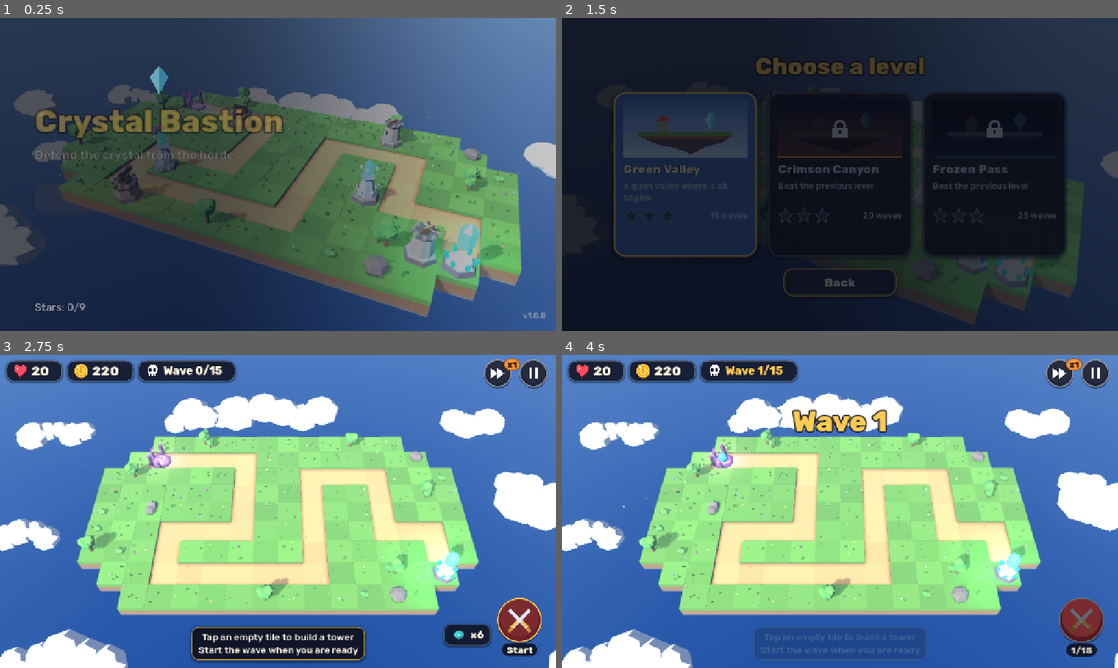
Above: before the commit, frames 1-4 (two rows, left to right).
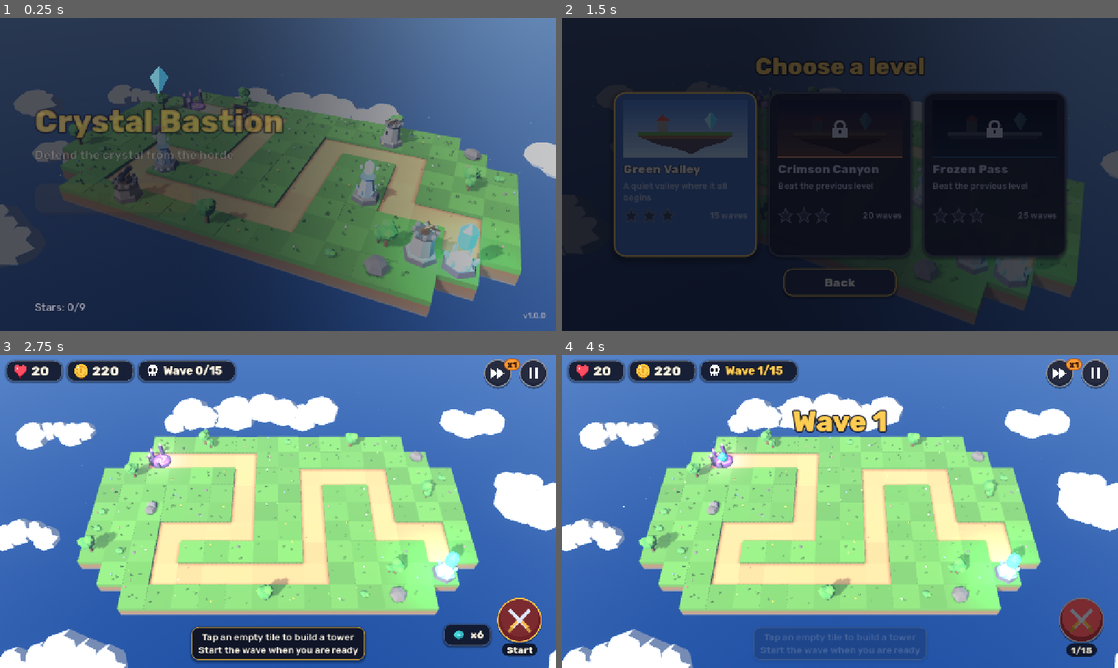
Above: after the commit, the same moments.

Repository: Rammbiz/ForgeMind
Game: Godot game, scene res://scenes/main.tscn
Same seed, same stepped clock (60 frames per second), same inputs: the game is played once before the commit and once after it.
Inputs (mouse positions are in pixels of both pictures, inside the frame that each line leads up to):
- Up to frame 1 (0.25 s): no input
- Up to frame 2 (1.5 s): click "Play" at 0.5 s; click (684, 174) at 1.25 s
- Up to frame 3 (2.75 s): drag from (533, 373) to (333, 442) at 2.02 s
- Up to frame 4 (4 s): drag from (1062, 373) to (812, 574) at 2.77 s; move the mouse to (1079, 621) at 3.52 s; click (1079, 621) at 3.67 s

The runs differ from the first frame. In frame 1, 0.3% of the frame differs, in the area x 27-87%, y 22-82%; in frame 2, less than 0.1%; in frame 3, less than 0.1%; in frame 4, less than 0.1%.

Commit message:
Fix compatibility-renderer visuals found in review
- Fade rings, flashes and lightning through per-effect material alpha
  (GeometryInstance3D.transparency is ignored by gl_compatibility)
- Build preview ghost uses a translucent green material
- Baked glow shader no longer converts sRGB twice (emissive parts were too dark)
- Small animated limbs (legs, wings) cast no shadows: fewer draw calls per enemy
- Portal particles swirl via tangential acceleration (orbit velocity is 2D-only)

Co-Authored-By: Claude Opus 5.5 <noreply@anthropic.com>
Claude-Session: https://claude.ai/code/session_01AzKNZocK1gfYo5b1Lpd2DR

Diff:
--- a/crystal-bastion/scripts/game/effects.gd
+++ b/crystal-bastion/scripts/game/effects.gd
@@ -19,7 +19,7 @@
 			mi.queue_free()
 			_lightning.remove_at(i)
 		else:
-			mi.transparency = 1.0 - k
+			(mi.material_override as StandardMaterial3D).albedo_color.a = k
 	for arr in [_rings, _flashes]:
 		for i in range(arr.size() - 1, -1, -1):
 			var r: Dictionary = arr[i]
@@ -28,7 +28,9 @@
 			var n: Node3D = r["node"]
 			var e := 1.0 - pow(1.0 - k, 3.0)
 			n.scale = Vector3.ONE * lerpf(r["from"], r["to"], e)
-			(n as GeometryInstance3D).transparency = k
+			# GeometryInstance3D.transparency is ignored by gl_compatibility: fade the material.
+			var m := (n as GeometryInstance3D).material_override as StandardMaterial3D
+			m.albedo_color.a = float(r["alpha"]) * (1.0 - k)
 			if k >= 1.0:
 				n.queue_free()
 				arr.remove_at(i)
@@ -81,23 +83,23 @@
 func flash(pos: Vector3, color: Color, radius := 0.5, life := 0.25) -> void:
 	var mi := MeshInstance3D.new()
 	mi.mesh = Mats.sphere(1.0, -1, 12, 6, false)
-	mi.material_override = Mats.flat_color(Color(color.r, color.g, color.b, 0.5), true)
+	mi.material_override = Mats.flat_color(Color(color.r, color.g, color.b, 0.5), true).duplicate()
 	mi.cast_shadow = GeometryInstance3D.SHADOW_CASTING_SETTING_OFF
 	mi.position = pos
 	mi.scale = Vector3.ONE * radius * 0.3
 	add_child(mi)
-	_flashes.append({"node": mi, "t": 0.0, "life": life, "from": radius * 0.3, "to": radius})
+	_flashes.append({"node": mi, "t": 0.0, "life": life, "from": radius * 0.3, "to": radius, "alpha": 0.5})
 
 
 func ring(pos: Vector3, color: Color, radius := 1.0, life := 0.45) -> void:
 	var mi := MeshInstance3D.new()
 	mi.mesh = Mats.torus(0.88, 1.0, 32, 3)
-	mi.material_override = Mats.flat_color(Color(color.r, color.g, color.b, 0.9), true)
+	mi.material_override = Mats.flat_color(Color(color.r, color.g, color.b, 0.9), true).duplicate()
 	mi.cast_shadow = GeometryInstance3D.SHADOW_CASTING_SETTING_OFF
 	mi.position = pos + Vector3(0, 0.05, 0)
 	mi.scale = Vector3.ONE * 0.1
 	add_child(mi)
-	_rings.append({"node": mi, "t": 0.0, "life": life, "from": 0.1, "to": radius})
+	_rings.append({"node": mi, "t": 0.0, "life": life, "from": 0.1, "to": radius, "alpha": 0.9})
 
 
 func explosion(pos: Vector3, radius: float) -> void:
@@ -190,7 +192,7 @@
 		im.surface_end()
 	var mi := MeshInstance3D.new()
 	mi.mesh = im
-	mi.material_override = _lightning_mat()
+	mi.material_override = _lightning_mat().duplicate()
 	mi.cast_shadow = GeometryInstance3D.SHADOW_CASTING_SETTING_OFF
 	add_child(mi)
 	_lightning.append({"mesh": mi, "t": 0.0, "life": life})
--- a/crystal-bastion/scripts/game/game.gd
+++ b/crystal-bastion/scripts/game/game.gd
@@ -498,10 +498,21 @@
 	_set_ghost_material(_ghost)
 
 
+static var _ghost_mat: StandardMaterial3D
+
+
 func _set_ghost_material(n: Node) -> void:
+	if _ghost_mat == null:
+		_ghost_mat = StandardMaterial3D.new()
+		_ghost_mat.vertex_color_use_as_albedo = true
+		_ghost_mat.vertex_color_is_srgb = true
+		_ghost_mat.transparency = BaseMaterial3D.TRANSPARENCY_ALPHA
+		_ghost_mat.albedo_color = Color(0.75, 1.0, 0.85, 0.5)
+		_ghost_mat.emission_enabled = true
+		_ghost_mat.emission = Color(0.2, 0.45, 0.3)
 	for ch in n.get_children():
 		if ch is MeshInstance3D:
-			(ch as MeshInstance3D).transparency = 0.45
+			(ch as MeshInstance3D).material_override = _ghost_mat
 			(ch as MeshInstance3D).cast_shadow = GeometryInstance3D.SHADOW_CASTING_SETTING_OFF
 		_set_ghost_material(ch)
 
--- a/crystal-bastion/scripts/game/level_map.gd
+++ b/crystal-bastion/scripts/game/level_map.gd
@@ -571,9 +571,10 @@
 		parts.spread = 12
 		parts.initial_velocity_min = 0.35
 		parts.initial_velocity_max = 0.8
-		parts.gravity = Vector3.ZERO
-		parts.orbit_velocity_min = 0.3
-		parts.orbit_velocity_max = 0.6
+		# In 3D the tangential axis is cross(radial, gravity), so gravity must not be zero.
+		parts.gravity = Vector3(0, 0.05, 0)
+		parts.tangential_accel_min = 1.2
+		parts.tangential_accel_max = 2.2
 		parts.color_ramp = _ramp(Color(0.95, 0.55, 1.0, 1.0), Color(0.45, 0.15, 1.0, 0.0))
 		parts.position = Vector3(0, 0.06, 0)
 		root.add_child(parts)
--- a/crystal-bastion/scripts/game/mats.gd
+++ b/crystal-bastion/scripts/game/mats.gd
@@ -349,8 +349,12 @@
 		sh.code = """
 shader_type spatial;
 void fragment() {
-	vec3 c = COLOR.rgb;
-	vec3 lin = mix(pow((c + vec3(0.055)) * (1.0 / 1.055), vec3(2.4)), c * (1.0 / 12.92), lessThan(c, vec3(0.04045)));
+	// Vertex colors hold sRGB albedo. gl_compatibility already works in sRGB
+	// (OUTPUT_IS_SRGB), so only convert for the linear renderers.
+	vec3 lin = COLOR.rgb;
+	if (!OUTPUT_IS_SRGB) {
+		lin = mix(pow((lin + vec3(0.055)) * (1.0 / 1.055), vec3(2.4)), lin * (1.0 / 12.92), lessThan(lin, vec3(0.04045)));
+	}
 	ALBEDO = lin;
 	EMISSION = lin * COLOR.a * 4.0;
 	ROUGHNESS = 0.3;
--- a/crystal-bastion/scripts/game/models.gd
+++ b/crystal-bastion/scripts/game/models.gd
@@ -335,7 +335,7 @@
 		var hip := Node3D.new()
 		hip.position = Vector3(size * 0.22 * s, size * 0.6, 0)
 		body.add_child(hip)
-		Mats.part(hip, Mats.cyl(size * 0.09, size * 0.12, size * 0.6, 5), dark, Vector3(0, -size * 0.3, 0))
+		Mats.part(hip, Mats.cyl(size * 0.09, size * 0.12, size * 0.6, 5), dark, Vector3(0, -size * 0.3, 0), Vector3.ZERO, Vector3.ONE, false)
 		legs.append(hip)
 	# Dagger
 	Mats.part(body, Mats.box(Vector3(size * 0.06, size * 0.06, size * 0.6)), Mats.solid(Color(0.8, 0.82, 0.88), 0.3, 0.8), Vector3(size * 0.45, size * 0.9, size * 0.3))
@@ -362,7 +362,7 @@
 			var hip := Node3D.new()
 			hip.position = Vector3(size * 0.75 * s, size * 0.25, (i - 1) * size * 0.6)
 			body.add_child(hip)
-			Mats.part(hip, Mats.cyl(size * 0.05, size * 0.06, size * 0.6, 4), dark, Vector3(size * 0.22 * s, -size * 0.1, 0), Vector3(0, 0, 60 * s))
+			Mats.part(hip, Mats.cyl(size * 0.05, size * 0.06, size * 0.6, 4), dark, Vector3(size * 0.22 * s, -size * 0.1, 0), Vector3(0, 0, 60 * s), Vector3.ONE, false)
 			legs.append(hip)
 	root.set_meta("anim", "crawl")
 	root.set_meta("body", body)
@@ -384,7 +384,7 @@
 		var pivot := Node3D.new()
 		pivot.position = Vector3(size * 0.35 * s, size * 0.1, 0)
 		body.add_child(pivot)
-		Mats.part(pivot, Mats.prism(Vector3(size * 1.5, size * 0.8, size * 0.05)), wing_mat, Vector3(size * 0.75 * s, 0, -size * 0.1), Vector3(90, 0, 0))
+		Mats.part(pivot, Mats.prism(Vector3(size * 1.5, size * 0.8, size * 0.05)), wing_mat, Vector3(size * 0.75 * s, 0, -size * 0.1), Vector3(90, 0, 0), Vector3.ONE, false)
 		wings.append(pivot)
 	root.set_meta("anim", "fly")
 	root.set_meta("body", body)
